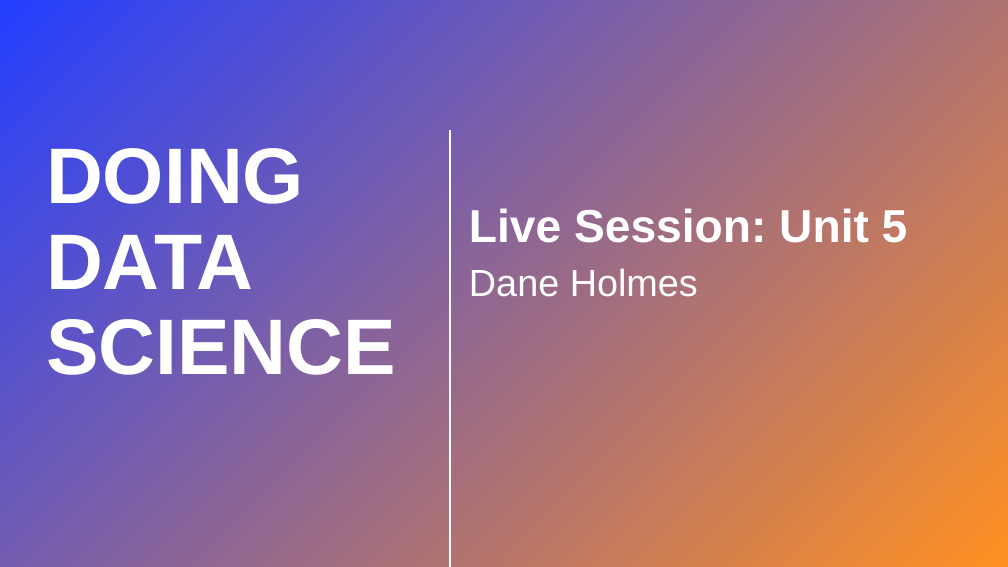
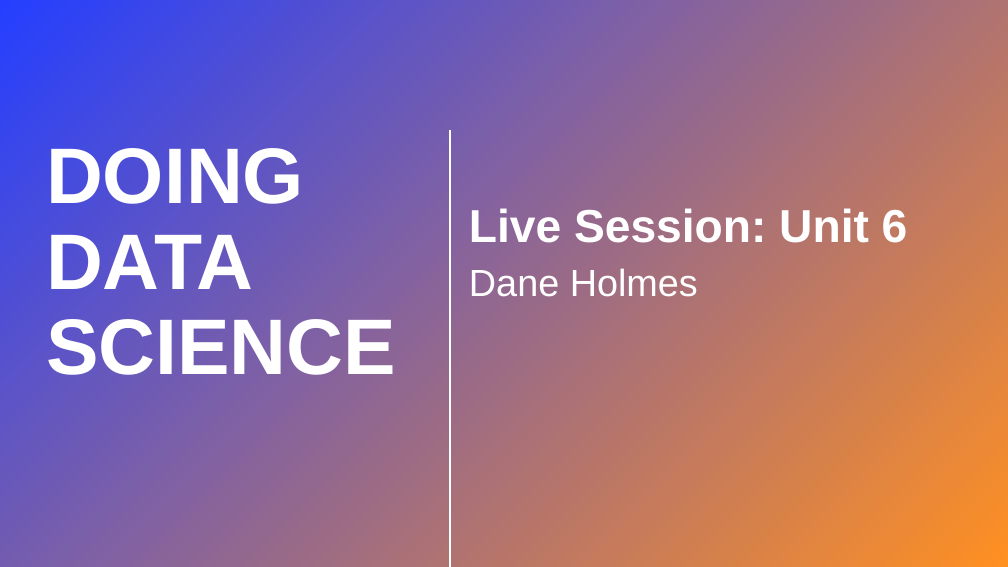
Before and after one commit to cdholmes11/Doing_Data_Science, a slide deck: slide 1 of Unit-6/Dane_Holmes_Live_Session_6.pptx. Drawn at 1008x567 pixels with LibreOffice and Linux fonts; fonts in the diff are those of the drawing; background and template pictures are left out; a plain dark background stands for a picture behind light text. Boxes give left, top, right and bottom in pixels: in the first picture for what was removed or moved away, otherwise in the second. Text is boxed around its words. In the diff, an @@ line names an element or a change of style, - is before the commit and + after.

Commit message:
Session 7

```diff
--- a/Unit-6/Dane_Holmes_Live_Session_6.pptx
+++ b/Unit-6/Dane_Holmes_Live_Session_6.pptx
@@ subtitle at (469,208,908,243): text changed @@
-Live Session: Unit 5
+Live Session: Unit 6
```
Also in this commit, not shown: 18 other files.
